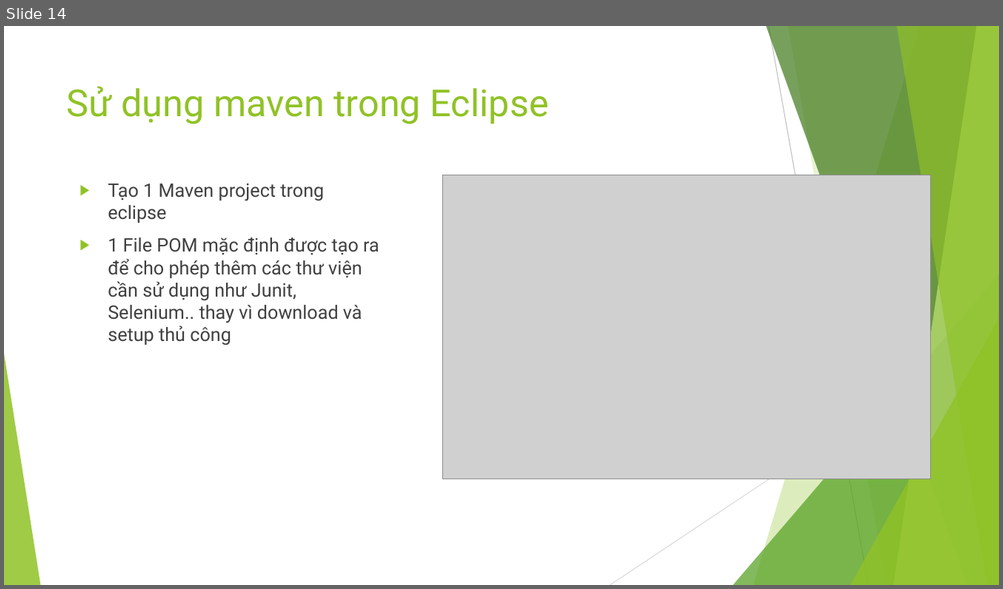
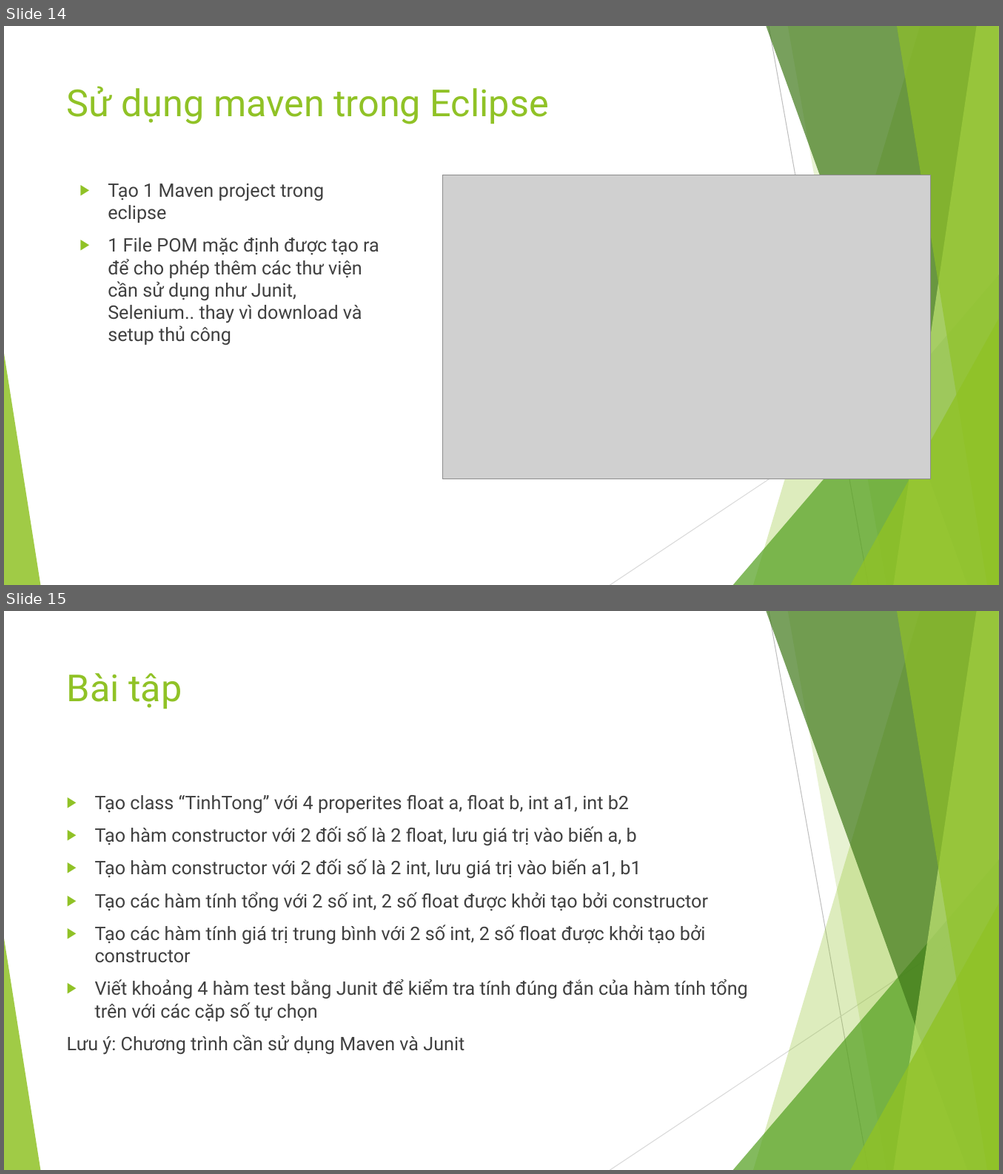
Before and after one commit to mrquanga3/automation_test_training, a slide deck: documents/slides/java/Bai 2- Constructor trong Java va huong dan su dung Maven tool.pptx. Shown one above the other, each under a label of ours: slide 14 before the commit, slides 14 and 15 after it. The pictures are 1003x589 and 1003x1174 pixels, drawn with LibreOffice and Linux fonts; fonts in the diff are those of the drawing; grey boxes stand for pictures. Boxes give left, top, right and bottom in pixels: in the first picture for what was removed or moved away, otherwise in the second. Text is boxed around its words. In the diff, an @@ line names an element or a change of style, - is before the commit and + after.

Commit message:
Update Ex2 Java

```diff
--- a/documents/slides/java/Bai 2- Constructor trong Java va huong dan su dung Maven tool.pptx
+++ b/documents/slides/java/Bai 2- Constructor trong Java va huong dan su dung Maven tool.pptx
@@ slide 15 added at (4, 611, 999, 1170), background #FFFFFF; not listed: 10 template elements that a slide beside it also shows @@
@@ title added at (67, 673, 182, 709), 36 pt, text #90C226 @@
+Bài tập
@@ text added at (67, 795, 747, 1055), 18 pt, text #404040 @@
+▶ Tạo class “TinhTong” với 4 properites float a, float b, int a1, int b2
+▶ Tạo hàm constructor với 2 đối số là 2 float, lưu giá trị vào biến a, b
+▶ Tạo hàm constructor với 2 đối số là 2 int, lưu giá trị vào biến a1, b1
+▶ Tạo các hàm tính tổng với 2 số int, 2 số float được khởi tạo bởi constructor
+▶ Tạo các hàm tính giá trị trung bình với 2 số int, 2 số float được khởi tạo bởi constructor
+▶ Viết khoảng 4 hàm test bằng Junit để kiểm tra tính đúng đắn của hàm tính tổng trên với các cặp số tự chọn
+Lưu ý: Chương trình cần sử dụng Maven và Junit
```
